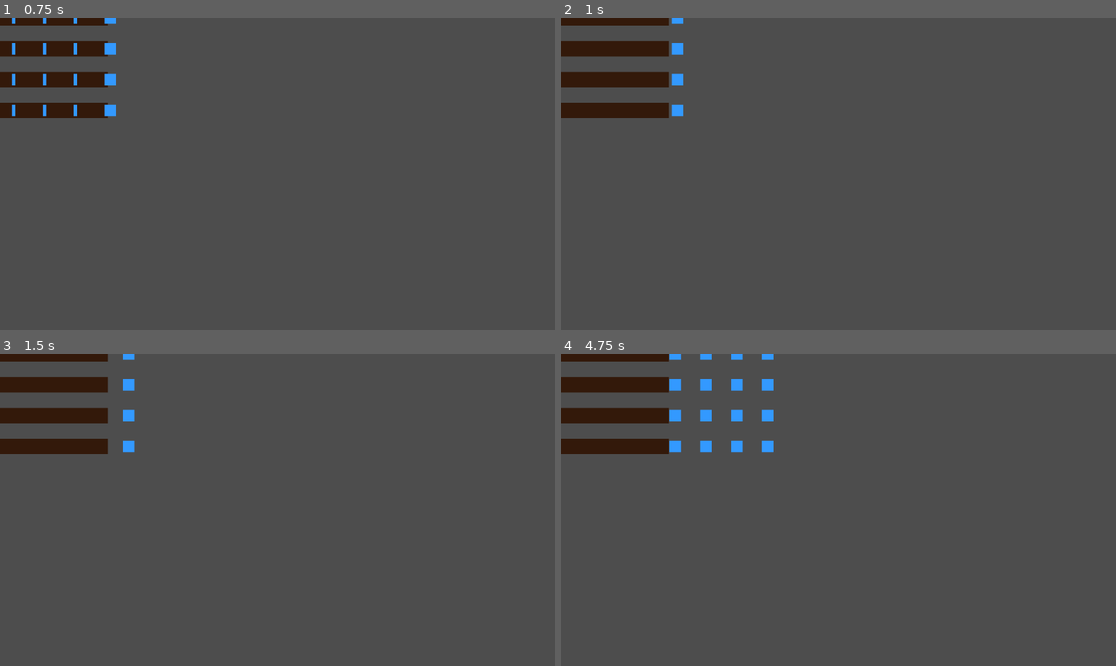
Above: before the commit, frames 1-4 (two rows, left to right).
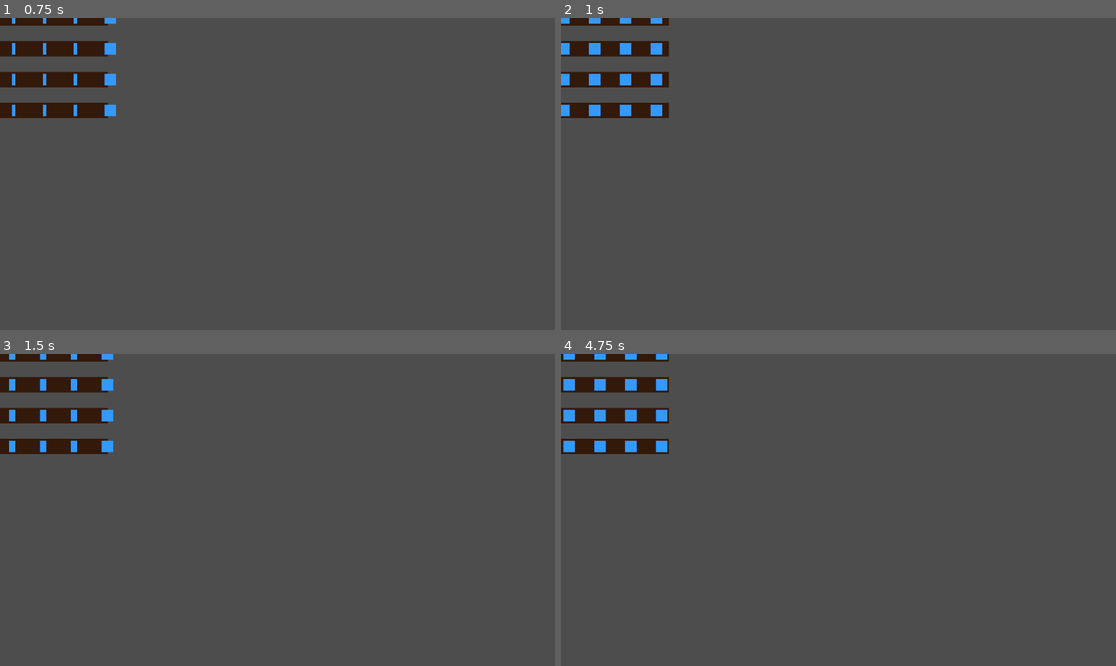
Above: after the commit, the same moments.

Repository: picasso250/gridworld
Game: Godot game, scene res://tube_test.tscn
The game is run twice, just before and just after one commit, with the same random seed, the same clock (stepped at 60 frames per second) and the same inputs.
Inputs (mouse positions are in pixels of both pictures, inside the frame that each line leads up to):
- Up to frame 1 (0.75 s): move the mouse to (399, 158) at 0.52 s; click (399, 158) at 0.67 s
- Up to frame 2 (1 s): no input
- Up to frame 3 (1.5 s): move the mouse to (166, 525) at 1.27 s; click (166, 525) at 1.42 s
- Up to frame 4 (4.75 s): move the mouse to (894, 441) at 2.02 s; click (894, 441) at 2.17 s; move the mouse to (810, 572) at 2.77 s; click (810, 572) at 2.92 s; move the mouse to (1005, 556) at 3.52 s; click (1005, 556) at 3.67 s; move the mouse to (672, 463) at 4.27 s; click (672, 463) at 4.42 s

Frame 1 is identical in both runs. In frame 2, 1.4% of the frame differs, in the area x 0-23%, y 0-32%; in frame 3, 1.1%; in frame 4, 2.3%, in the area x 0-39%, y 0-32%.

Commit message:
水的左边界超出cell_width后，重新循环播放动画

Diff:
--- a/tube.gd
+++ b/tube.gd
@@ -50,6 +50,12 @@
 
 func _process(delta):
 	# 水的移动：每一帧根据速度更新水的水平位置
-	var direction = Vector2(1,0)
+	var direction = Vector2(1, 0)
 	water_pos += direction * speed * delta
+
+	# 检查水的位置是否超出管道左边界
+	if water_pos.x > cell_width / 2:
+		# 水流回起始位置
+		water_pos.x = -water_size / 2
+
 	queue_redraw()
